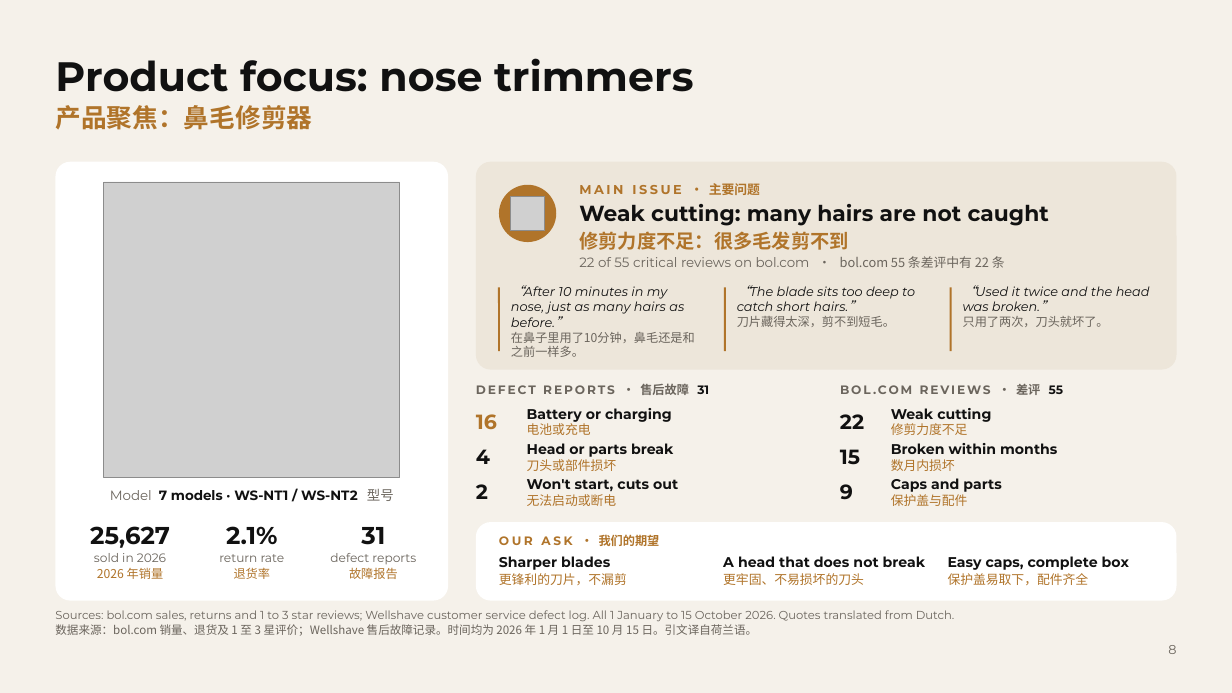
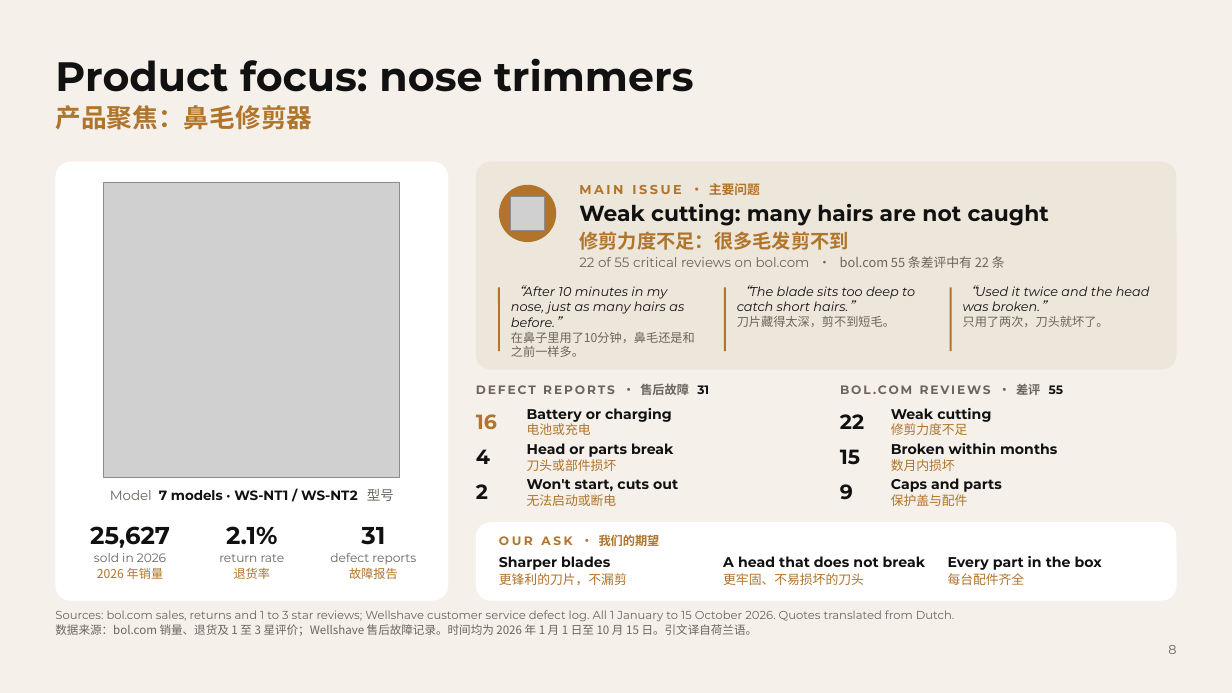
Before and after one commit to Wellshave/design, a slide deck: slide 8 of presentaties/fabrieksbezoek-china-2026/uitvoer/Wellshave_Factory_Visit_GlobalBestWay-Fanke.pptx. Drawn at 1232x693 pixels with LibreOffice and Linux fonts; fonts in the diff are those of the drawing; grey boxes stand for pictures; background and template pictures are left out. Boxes give left, top, right and bottom in pixels: in the first picture for what was removed or moved away, otherwise in the second. Text is boxed around its words. In the diff, an @@ line names an element or a change of style, - is before the commit and + after.

```diff
--- a/presentaties/fabrieksbezoek-china-2026/uitvoer/Wellshave_Factory_Visit_GlobalBestWay-Fanke.pptx
+++ b/presentaties/fabrieksbezoek-china-2026/uitvoer/Wellshave_Factory_Visit_GlobalBestWay-Fanke.pptx
@@ text at (948, 556, 1102, 585): text changed @@
-Easy caps, complete box
-保护盖易取下，配件齐全
+Every part in the box
+每台配件齐全
```
Also in this commit, not shown: 5 other slides changed, 3 slides added, 6 other files.
